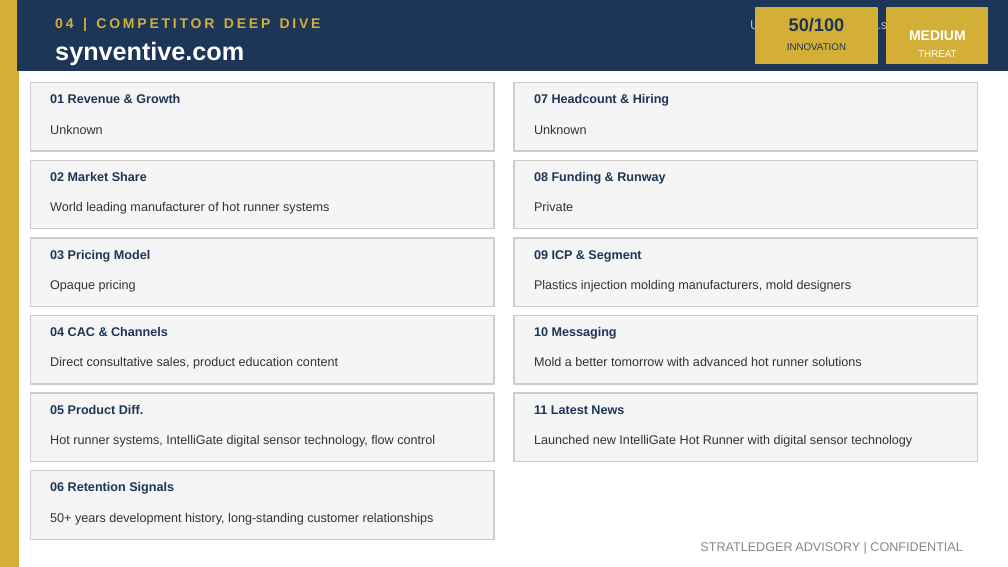
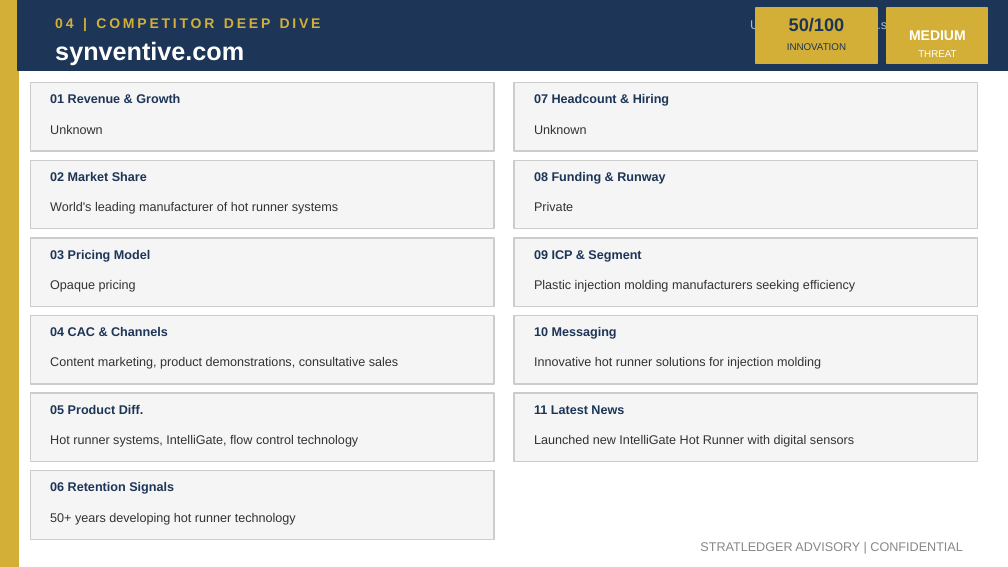
Before and after one commit to apexmakeshop-dot/droplet-commands, a slide deck: slide 8 of mesh_bioplastics_CI_Report.pptx. Drawn at 1008x567 pixels with LibreOffice and Linux fonts; fonts in the diff are those of the drawing. Boxes give left, top, right and bottom in pixels: in the first picture for what was removed or moved away, otherwise in the second. Text is boxed around its words. In the diff, an @@ line names an element or a change of style, - is before the commit and + after.

```diff
--- a/mesh_bioplastics_CI_Report.pptx
+++ b/mesh_bioplastics_CI_Report.pptx
@@ text at (x1=50, y1=202, x2=338, y2=214): text changed @@
-World leading manufacturer of hot runner systems
+World's leading manufacturer of hot runner systems
@@ text at (x1=534, y1=280, x2=855, y2=292): text changed @@
-Plastics injection molding manufacturers, mold designers
+Plastic injection molding manufacturers seeking efficiency
@@ text at (x1=50, y1=357, x2=398, y2=369): text changed @@
-Direct consultative sales, product education content
+Content marketing, product demonstrations, consultative sales
@@ text at (x1=534, y1=357, x2=821, y2=369): text changed @@
-Mold a better tomorrow with advanced hot runner solutions
+Innovative hot runner solutions for injection molding
@@ text at (x1=50, y1=435, x2=358, y2=447): text changed @@
-Hot runner systems, IntelliGate digital sensor technology, flow control
+Hot runner systems, IntelliGate, flow control technology
@@ text at (x1=534, y1=435, x2=854, y2=447): text changed @@
-Launched new IntelliGate Hot Runner with digital sensor technology
+Launched new IntelliGate Hot Runner with digital sensors
@@ text at (x1=50, y1=513, x2=296, y2=525): text changed @@
-50+ years development history, long-standing customer relationships
+50+ years developing hot runner technology
```
Also in this commit, not shown: 4 other slides changed.
